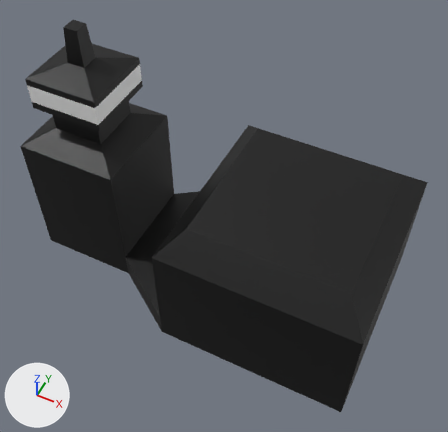
The FBX model Assets/Meshes/controlCenter.fbx as it was, and as the next commit left it.
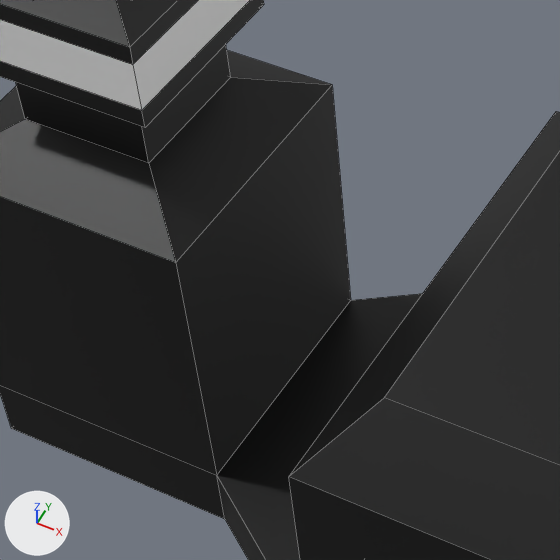
Old and new are each drawn whole from a camera (50 mm lens) standing at (12.06, -7.08, 10.38) and looking at (8.68, -0.33, 1.94) and again close up on the part from 10% to 56% of the width and 20% to 67% of the height. The lights are fixed; the arrows at lower left show +X, +Y and +Z. The close-ups show mesh edges as thin lines.

Objects in the first close-up: 'MissileLaunchSite'.
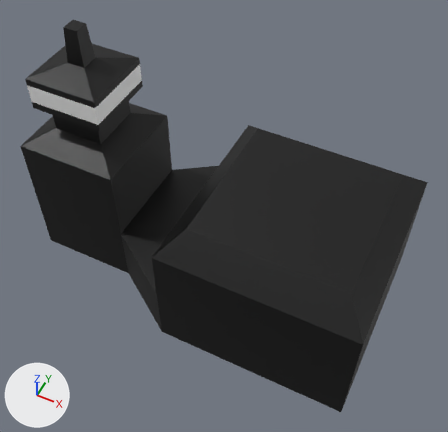
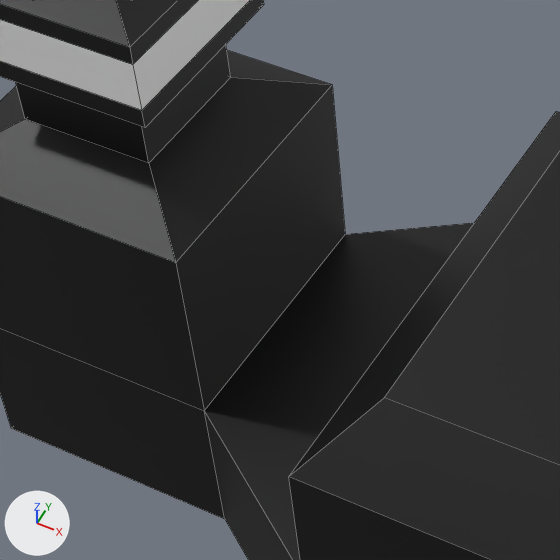
Where the newer file only moved an object's origin or applied its transform, the numbers keep the older frame.

Pixel boxes [x1, y1, x2, y2] of what changed, in the close-ups (560 x 560 px; the box of a moved part takes in the faces that stretch with it):
part 1 of me_cube, moved or reshaped
    both: [0, 86, 489, 560]

What the commit changed:
me_cube has 60 vertices, 55 faces and spans x -3.26..3.75, y -1.91..1.91, z -0.11..4.88.
me_cube is used by ob_missilelaunchsite; location (8.039, 0.0, -0.025).
Before the commit, vertices of me_cube: 24 (-1.26, 1.0, 0.43) at pixel (350, 300), 25 (-3.26, -1.0, 0.43), 26 (-1.26, -1.0, 0.43) at pixel (216, 475), 27 (-3.26, 1.0, 0.43), 30 (3.75, -1.91, 0.43).
Before the commit, vertices of me_cube: 31 (0.08, -1.91, 0.43), 32 (0.08, 1.91, 0.43), 33 (3.75, 1.91, 0.43).
Part 1, on me_cube:
Vertices 24 to 27, 30 to 33 of me_cube move by (0.0, 0.0, 0.74).
